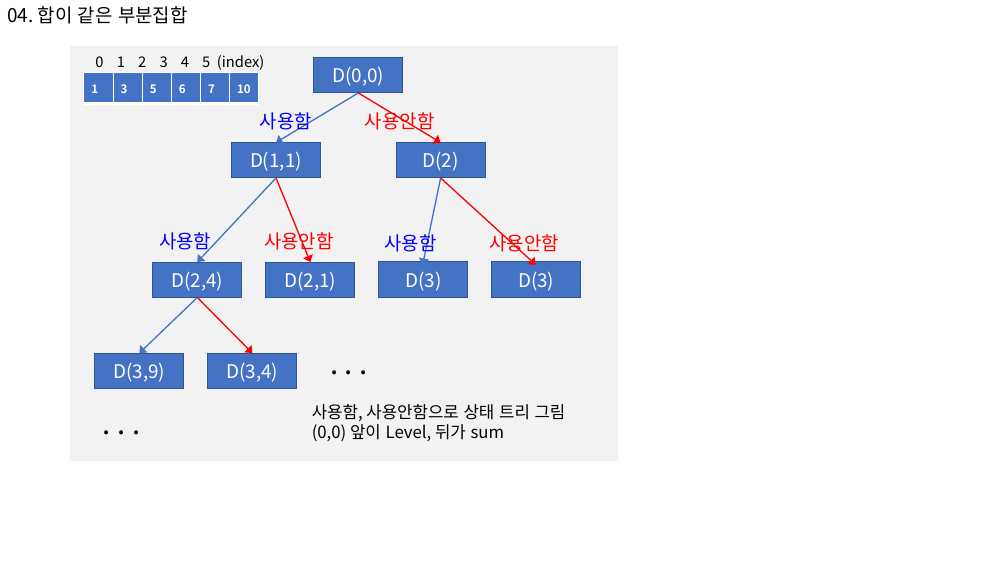
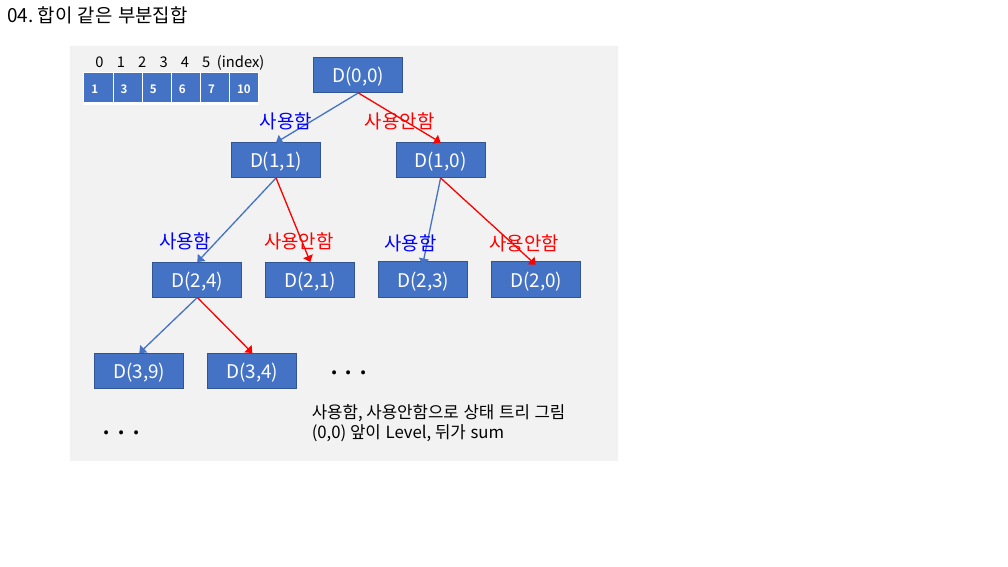
Before and after one commit to s-jinipark/pythonTest, a slide deck: slide 2 of inf-learn/section6/연습/인프런_코딩_section6.pptx. Drawn at 1008x567 pixels with LibreOffice and Linux fonts; fonts in the diff are those of the drawing. Boxes give left, top, right and bottom in pixels: in the first picture for what was removed or moved away, otherwise in the second. Text is boxed around its words. In the diff, an @@ line names an element or a change of style, - is before the commit and + after.

```diff
--- a/inf-learn/section6/연습/인프런_코딩_section6.pptx
+++ b/inf-learn/section6/연습/인프런_코딩_section6.pptx
@@ text in rectangle at (x1=415, y1=151, x2=467, y2=171): text changed @@
-D(2)
+D(1,0)
@@ text in rectangle at (x1=397, y1=271, x2=449, y2=291): text changed @@
-D(3)
+D(2,3)
@@ text in rectangle at (x1=510, y1=271, x2=562, y2=291): text changed @@
-D(3)
+D(2,0)
```
Also in this commit, not shown: 46 other files.
